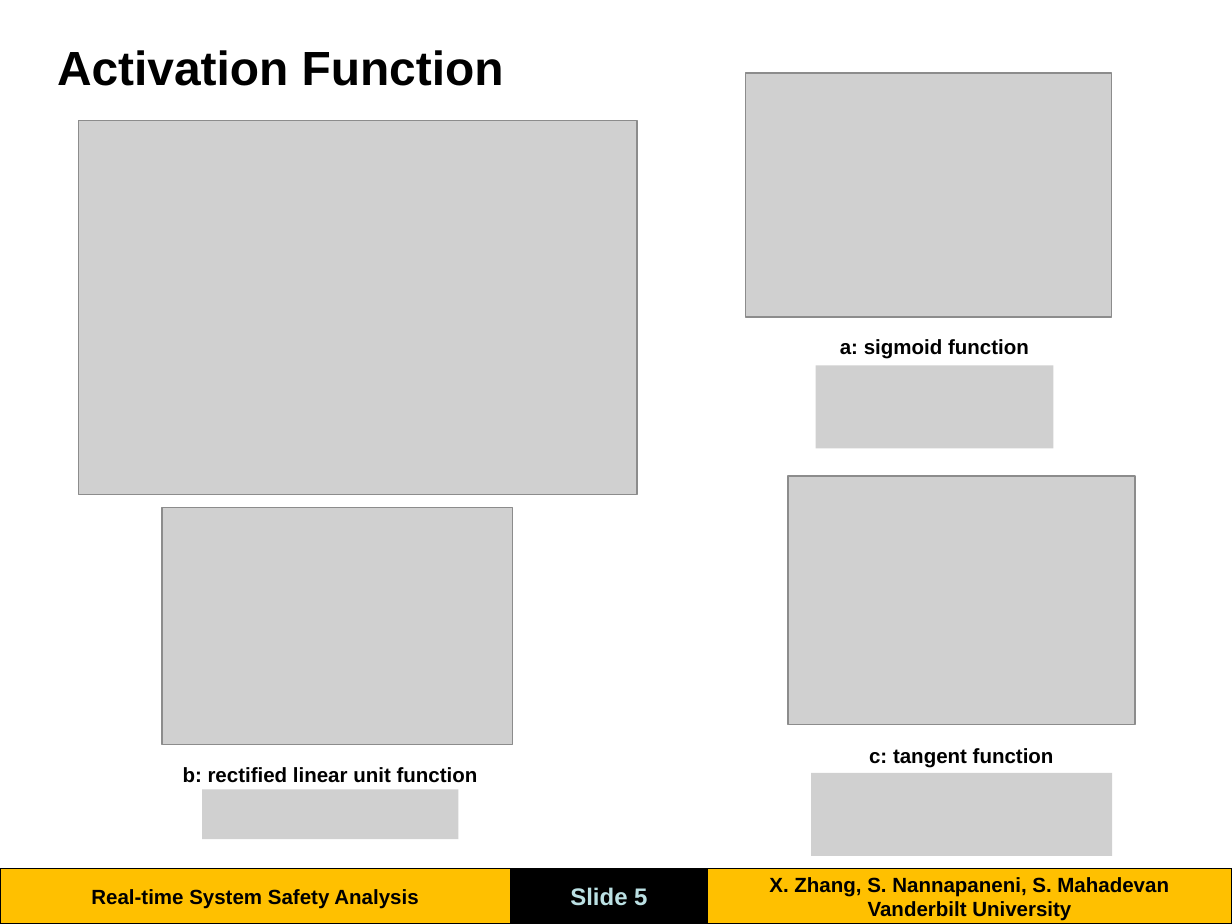
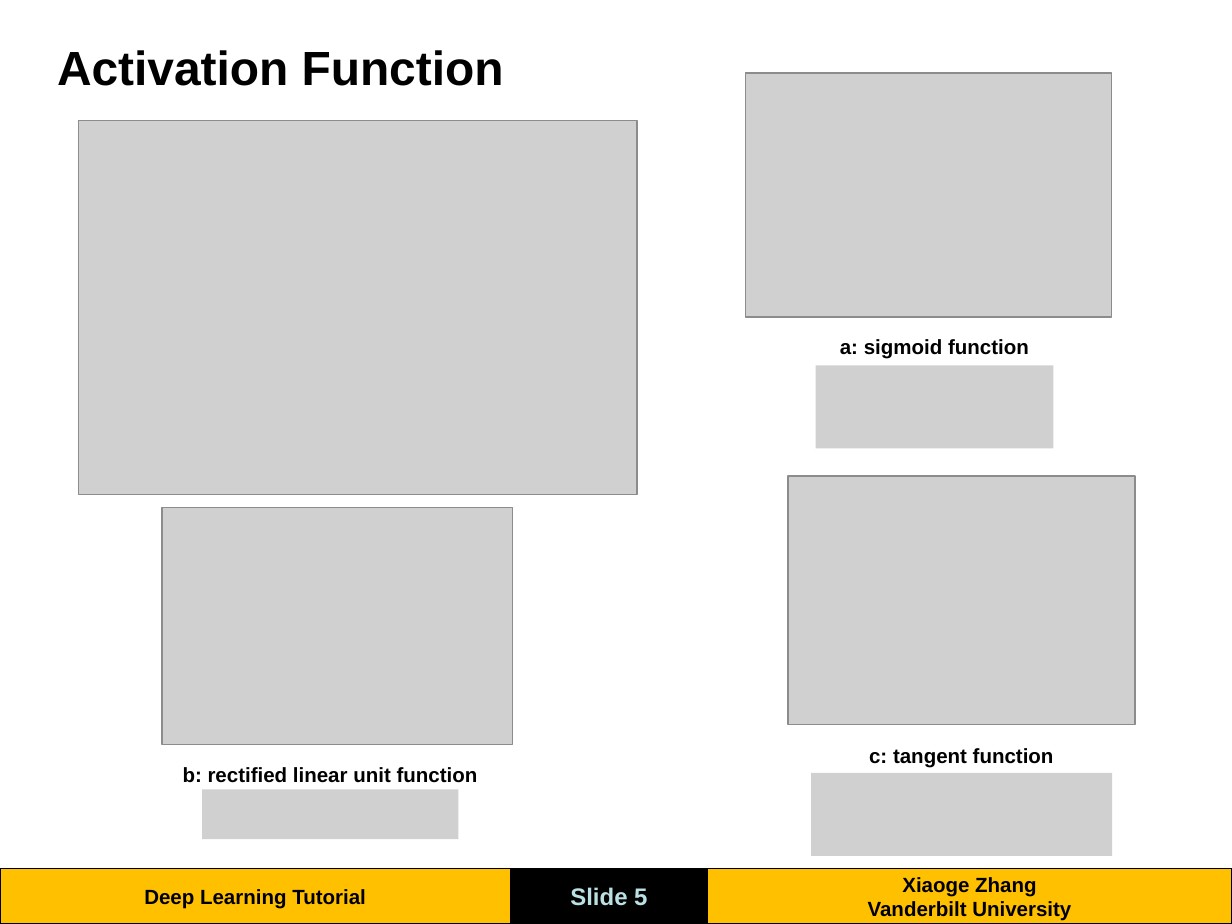
Before and after one commit to zxgcqupt/DNN_Tutorial, a slide deck: slide 5 of Deep learning.pptx. Drawn at 1232x924 pixels with LibreOffice and Linux fonts; fonts in the diff are those of the drawing; grey boxes stand for pictures; background and template pictures are left out. Boxes give left, top, right and bottom in pixels: in the first picture for what was removed or moved away, otherwise in the second. Text is boxed around its words. In the diff, an @@ line names an element or a change of style, - is before the commit and + after.

Commit message:
Update the slides

```diff
--- a/Deep learning.pptx
+++ b/Deep learning.pptx
@@ text in rectangle at (144, 889, 366, 909): text changed @@
-Real-time System Safety Analysis
+Deep Learning Tutorial
@@ text in rectangle at (902, 877, 1036, 897): text changed @@
-X. Zhang, S. Nannapaneni, S. Mahadevan
+Xiaoge Zhang
```
Also in this commit, not shown: 8 other slides changed, 1 other file.
